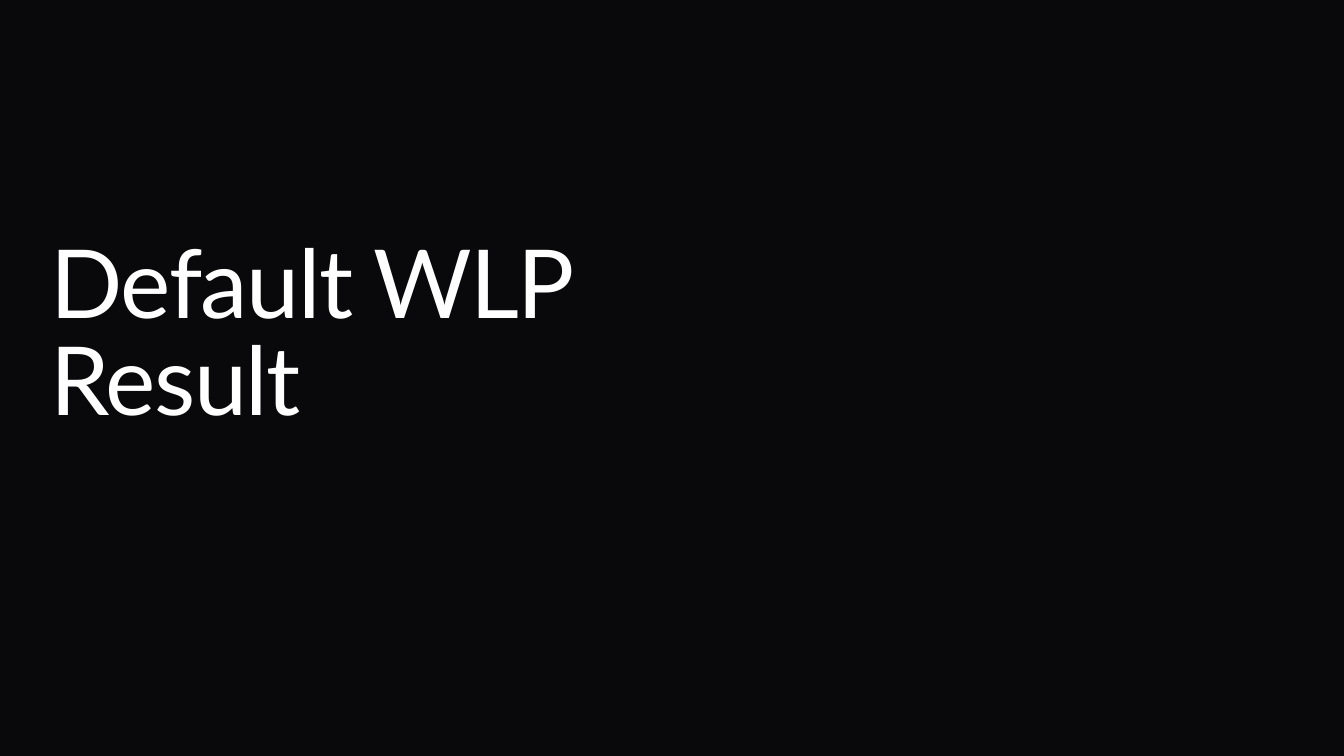
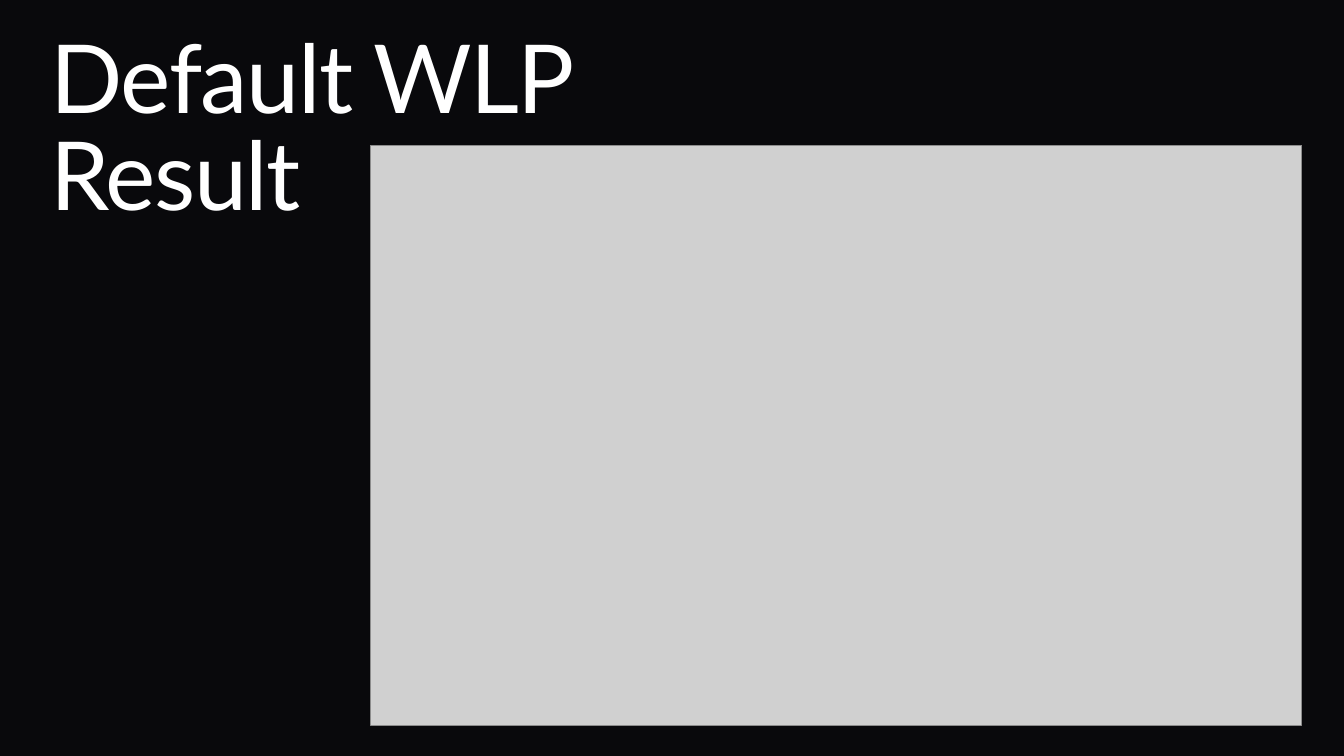
Before and after one commit to JariKanarie/gclparser-master_PSAV, a slide deck: slide 3 of docs/End_Presentation.pptx. Drawn at 1344x756 pixels with LibreOffice and Linux fonts; fonts in the diff are those of the drawing; grey boxes stand for pictures; background and template pictures are left out. Boxes give left, top, right and bottom in pixels: in the first picture for what was removed or moved away, otherwise in the second. Text is boxed around its words. In the diff, an @@ line names an element or a change of style, - is before the commit and + after.

Commit message:
Update appendix benchmarks and performance plots
Refresh benchmark results, graphs, and presentation assets; add the no-heuristics baseline plot and update the benchmark script for the revised CSV schema and error handling.

```diff
--- a/docs/End_Presentation.pptx
+++ b/docs/End_Presentation.pptx
@@ title "Default WLP Result": place and size @@
-title "Default WLP Result" at box(51, 248, 575, 416)
+title "Default WLP Result" at box(51, 43, 575, 211)
@@ picture added at box(370, 145, 1302, 725) @@
```
Also in this commit, not shown: 1 other slide changed, 4 slides added, 4 slides removed, 18 other files.
